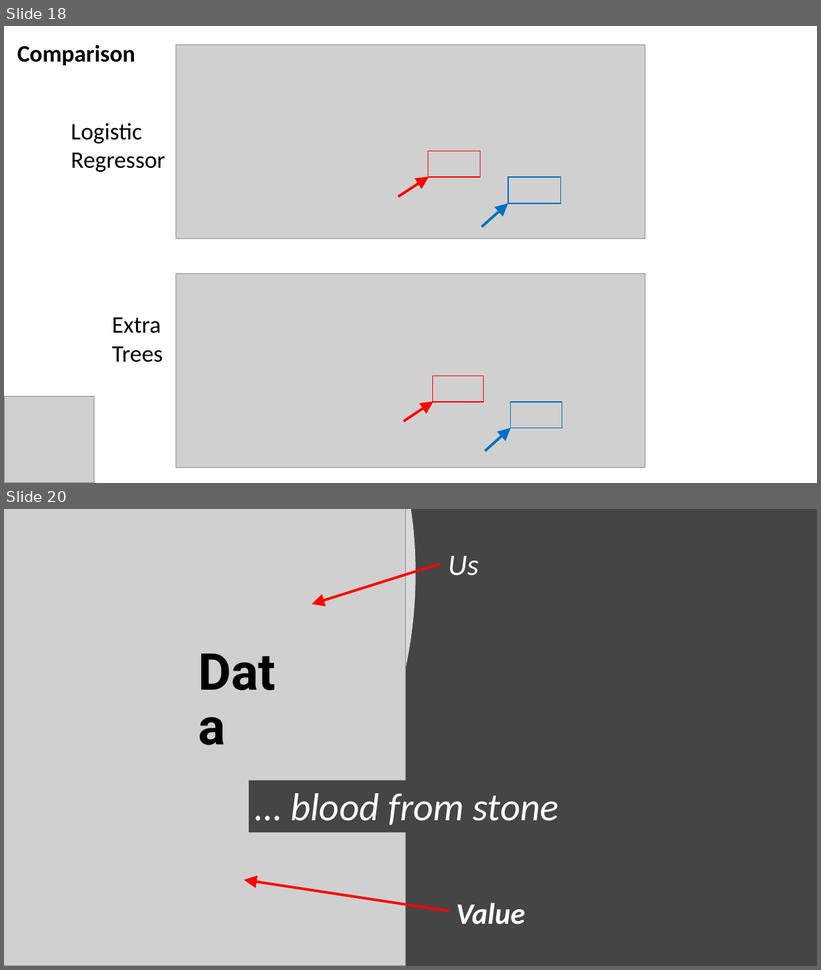
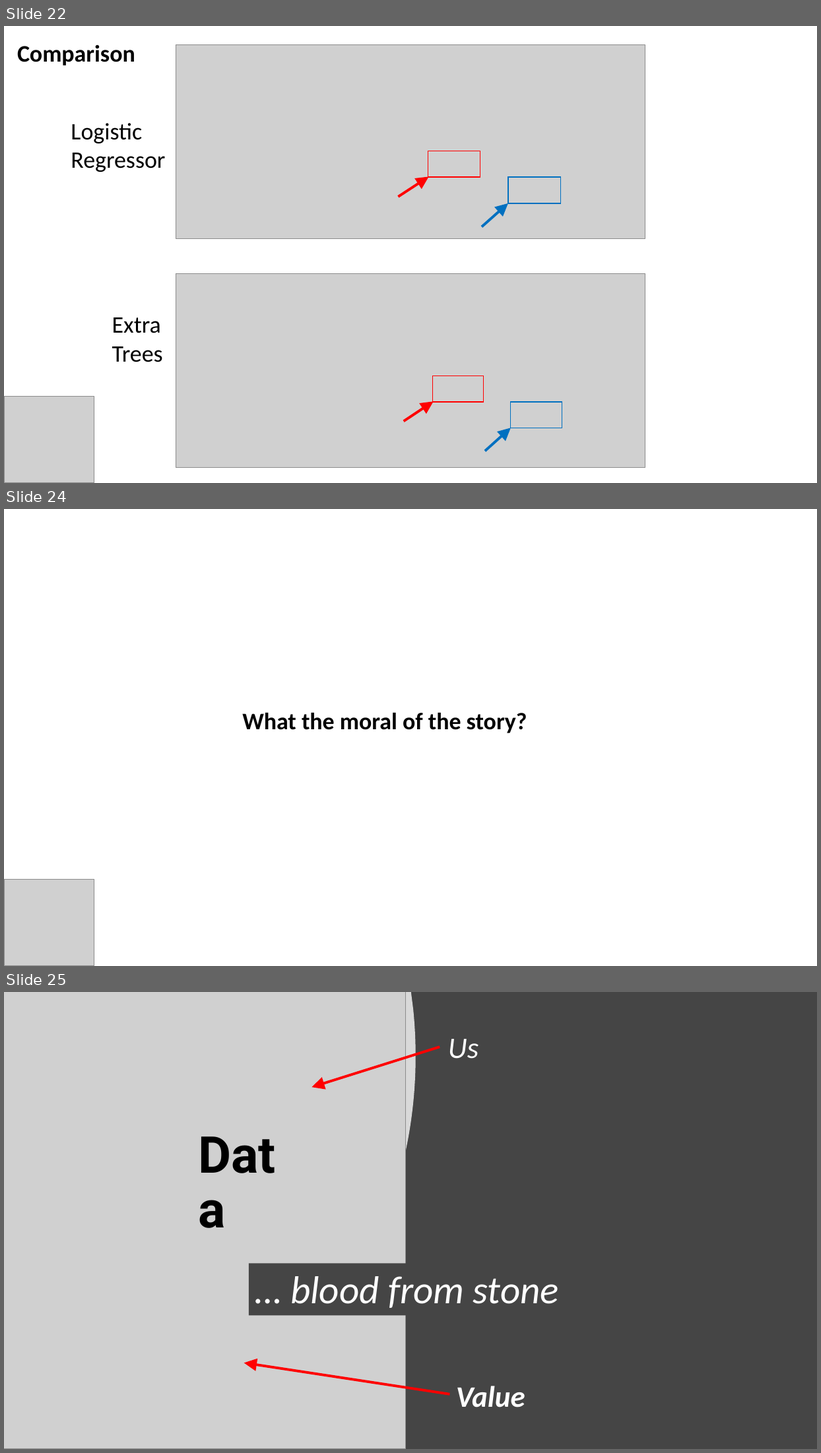
Before and after one commit to irwinwei73/GA-DSI-Capstone, a slide deck: Capstone_Final_Presentation.pptx. Shown one above the other, each under a label of ours: slides 18 and 20 before the commit, slides 22, 24 and 25 after it; the slides between them are not shown. The pictures are 821x970 and 821x1453 pixels, drawn with LibreOffice and Linux fonts; fonts in the diff are those of the drawing; grey boxes stand for pictures. Boxes give left, top, right and bottom in pixels: in the first picture for what was removed or moved away, otherwise in the second. Text is boxed around its words. In the diff, an @@ line names an element or a change of style, - is before the commit and + after.

```diff
--- a/Capstone_Final_Presentation.pptx
+++ b/Capstone_Final_Presentation.pptx
@@ slide 24 added at [4,509,817,966], background #FFFFFF @@
@@ text added at [242,712,527,733], 28 pt, text #000000, bold @@
+What the moral of the story?
@@ picture added at [4,879,94,966] @@
@@ what was slide 18 is now slide 22 @@
@@ what was slide 20 is now slide 25 @@
```
Also in this commit, not shown: 6 slides changed, 4 other slides added.
